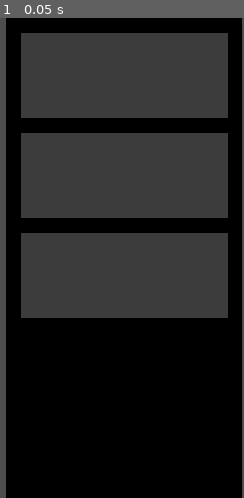
Above: before the commit, frame 1.
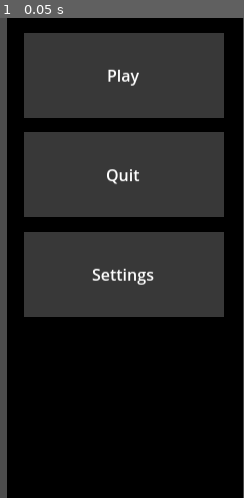
Above: after the commit, the same moment.

Repository: Dragon22Gaming/WW1-voxel-game
Game: Godot game, scene res://Assets/Menus/main_menu.tscn
Two runs of this game, one before a commit and one after it. Both use one fixed random seed, a clock stepped at 60 frames per second and the inputs below.
Inputs:
- Up to frame 1 (0.05 s): no input

The runs differ from the first frame. In frame 1, 3.8% of the frame differs, in the area x 2-100%, y 0-100%.

Commit message:
Added stuff

Diff:
--- a/new-game-project/Assets/Menus/main_menu.tscn
+++ b/new-game-project/Assets/Menus/main_menu.tscn
@@ -1,4 +1,6 @@
-[gd_scene format=3 uid="uid://pgh3xcv1snya"]
+[gd_scene load_steps=2 format=3 uid="uid://pgh3xcv1snya"]
+
+[ext_resource type="Script" path="res://Assets/Scripts/Menu Manager.gd" id="1_i4rhp"]
 
 [node name="Main Menu" type="Control"]
 layout_mode = 3
@@ -9,52 +11,109 @@
 offset_bottom = 2.0
 grow_horizontal = 2
 grow_vertical = 2
+scale = Vector2(1, 0.99514)
+script = ExtResource("1_i4rhp")
 
 [node name="Button Background" type="ColorRect" parent="."]
+layout_mode = 1
+anchors_preset = -1
+anchor_left = 0.672702
+anchor_right = 1.00139
+anchor_bottom = 1.0
+grow_horizontal = 2
+grow_vertical = 2
+color = Color(0, 0, 0, 1)
+metadata/_edit_use_anchors_ = true
+
+[node name="Play" type="Button" parent="."]
+layout_mode = 1
+anchors_preset = -1
+anchor_left = 0.696379
+anchor_top = 0.0312724
+anchor_right = 0.97493
+anchor_bottom = 0.207621
+grow_horizontal = 2
+grow_vertical = 2
+metadata/_edit_use_anchors_ = true
+
+[node name="ColorRect" type="ColorRect" parent="Play"]
 layout_mode = 1
 anchors_preset = 15
 anchor_right = 1.0
 anchor_bottom = 1.0
-offset_left = 482.0
 grow_horizontal = 2
 grow_vertical = 2
-color = Color(0, 0, 0, 1)
+color = Color(0.218446, 0.218446, 0.218446, 1)
 
-[node name="Button" type="ColorRect" parent="."]
+[node name="Label" type="Label" parent="Play"]
 layout_mode = 1
 anchors_preset = 15
 anchor_right = 1.0
 anchor_bottom = 1.0
-offset_left = 497.0
-offset_top = 15.0
-offset_right = -14.0
-offset_bottom = -382.0
 grow_horizontal = 2
 grow_vertical = 2
-color = Color(0.233478, 0.233478, 0.233478, 1)
+text = "Play"
+horizontal_alignment = 1
+vertical_alignment = 1
 
-[node name="Button2" type="ColorRect" parent="."]
+[node name="Quit" type="Button" parent="."]
+layout_mode = 1
+anchors_preset = -1
+anchor_left = 0.696379
+anchor_top = 0.238589
+anchor_right = 0.97493
+anchor_bottom = 0.414938
+grow_horizontal = 2
+grow_vertical = 2
+metadata/_edit_use_anchors_ = true
+
+[node name="ColorRect" type="ColorRect" parent="Quit"]
 layout_mode = 1
 anchors_preset = 15
 anchor_right = 1.0
 anchor_bottom = 1.0
-offset_left = 497.0
-offset_top = 115.0
-offset_right = -14.0
-offset_bottom = -282.0
 grow_horizontal = 2
 grow_vertical = 2
-color = Color(0.233478, 0.233478, 0.233478, 1)
+color = Color(0.218446, 0.218446, 0.218446, 1)
 
-[node name="Button3" type="ColorRect" parent="."]
+[node name="Label" type="Label" parent="Quit"]
 layout_mode = 1
 anchors_preset = 15
 anchor_right = 1.0
 anchor_bottom = 1.0
-offset_left = 497.0
-offset_top = 215.0
-offset_right = -14.0
-offset_bottom = -182.0
 grow_horizontal = 2
 grow_vertical = 2
-color = Color(0.233478, 0.233478, 0.233478, 1)
+text = "Quit"
+horizontal_alignment = 1
+vertical_alignment = 1
+
+[node name="Settings" type="Button" parent="."]
+layout_mode = 1
+anchors_preset = -1
+anchor_left = 0.696379
+anchor_top = 0.446058
+anchor_right = 0.97493
+anchor_bottom = 0.622407
+grow_horizontal = 2
+grow_vertical = 2
+metadata/_edit_use_anchors_ = true
+
+[node name="ColorRect" type="ColorRect" parent="Settings"]
+layout_mode = 1
+anchors_preset = 15
+anchor_right = 1.0
+anchor_bottom = 1.0
+grow_horizontal = 2
+grow_vertical = 2
+color = Color(0.218446, 0.218446, 0.218446, 1)
+
+[node name="Label" type="Label" parent="Settings"]
+layout_mode = 1
+anchors_preset = 15
+anchor_right = 1.0
+anchor_bottom = 1.0
+grow_horizontal = 2
+grow_vertical = 2
+text = "Settings"
+horizontal_alignment = 1
+vertical_alignment = 1
--- /dev/null
+++ b/new-game-project/Assets/Scripts/Global.gd
@@ -0,0 +1 @@
+extends Node
--- /dev/null
+++ b/new-game-project/Assets/Scripts/Menu Manager.gd
@@ -0,0 +1,14 @@
+extends Control
+@export var global = "res://Assets/Scripts/Global.gd"
+#When buttons are clicked, do stuff
+
+func _on_play_pressed():
+	pass # Replace with function body.
+
+
+func _on_settings_pressed():
+	pass # Replace with function body.
+
+
+func _on_quit_pressed():
+	get_tree().quit()
--- a/new-game-project/project.godot
+++ b/new-game-project/project.godot
@@ -17,18 +17,21 @@
 config/features=PackedStringArray("4.3", "GL Compatibility")
 boot_splash/bg_color=Color(0, 0, 0, 1)
 config/icon="res://Assets/Images/icon.svg"
-config/macos_native_icon="res://Assets/Images/icon.svg"
-config/windows_native_icon="res://Assets/Images/icon.svg"
+boot_splash/minimum_display_time=1000
+
+[autoload]
+
+Global="*res://Assets/Scripts/Global.gd"
 
 [display]
 
 window/size/viewport_width=720
 window/size/viewport_height=480
-window/size/mode=2
-window/size/resizable=false
-window/size/borderless=true
+window/size/always_on_top=true
 
 [rendering]
 
 renderer/rendering_method="gl_compatibility"
 renderer/rendering_method.mobile="gl_compatibility"
+lights_and_shadows/directional_shadow/soft_shadow_filter_quality=1
+scaling_3d/fsr_sharpness=0.2
